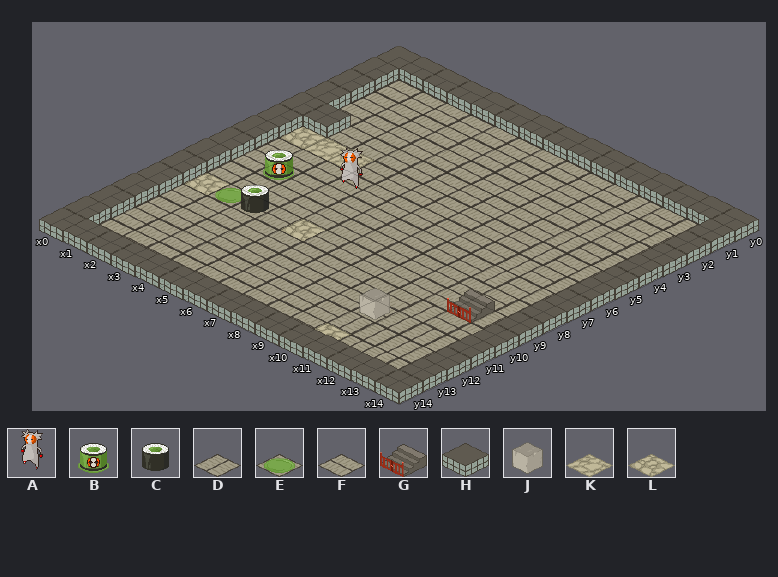
An edit to a level. Tiled map, game/data/levels/test.tmx. Above, as it was before the edit.
Cells are 56x27 px. Isometric: x runs down to the right, y down to the left. Shown: x 0..14, y 0..14. Tiles whose own drawing changed are shown in their newer look in all pictures.
Key: from "tatami": A 0 "ned", B 2 "green_maki_on_plate", C 3 "green_maki", D 4, E 5 "green_plate", F 9, G 11 "stairs_close_down", H 20 "wall", J 25 "box", K 31, L 32.
_ is an empty cell.
Layer "plate_n_ground" before, first column x 0:
 0 _______________
 1 _FFFFFFFFFFDFD_
 2 _FFFFFFFFFFDFD_
 3 _FFFFFFFFFFDFD_
 4 __FFFFFFFFFDFD_
 5 _LKKFFFFFFFDFD_
 6 _FFFFFFFFFFDFD_
 7 _FEFFFFFFFFDFD_
 8 _FFFFFFFFFFFFD_
 9 _LEFFLFFFFFFFD_
10 _FFFFFFFFFFDFF_
11 _FFFFFFFFFFDDD_
12 _FFFFFFFFFDDDD_
13 _FFFFFFFFFLDDD_
14 _______________
Layer "game" before, first column x 0:
 0 HHHHHHHHHHHHHHH
 1 H_____________H
 2 H_____________H
 3 H_____________H
 4 HH____________H
 5 H_____________H
 6 H___A_________H
 7 H_B___________H
 8 H_____________H
 9 H__C________G_H
10 H_____________H
11 H_________J___H
12 H_____________H
13 H_____________H
14 HHHHHHHHHHHHHHH
And afterwards:
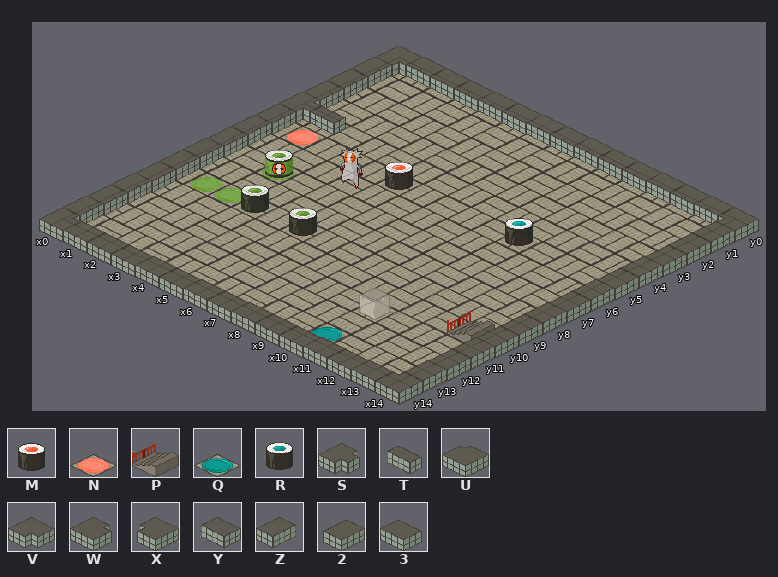
Further tiles: from "tatami": M 8 "orange_maki", N 10 "orange_plate", P 14 "stairs_close_left", Q 15 "blue_plate", R 28 "blue_maki", S 55, T 64, U 65, V 66, W 67, X 68, Y 75, Z 76, 2 77, 3 78.
From old to new:
Changed rows in their new state; . is an unchanged cell.
Layer "plate_n_ground":
first column x 0:
 0 FDFDFDFDFDFDFDF
 1 D.D.D.D.D.DFDFD
 2 FD.D.D.D.D....F
 3 D.D.D.D.D.DFDFD
 4 FD.D.D.D.D....F
 5 DNDFD.D.D.DFDFD
 6 FD.D.D.D.D....F
 7 D...D.D.D.DFDFD
 8 FD.D.D.D.D.D..F
 9 DE..DFD.D.D.DFD
10 FD.D.D.D.D...DF
11 D.D.D.D.D.DF.FD
12 FD.D.D.D.DF.F.F
13 D.D.D.D.D.QF.FD
14 FDFDFDFDFDFDFDF
Layer "game":
first column x 0:
 0 VYYYYYYYYYYYYYX
 1 Z.............2
 2 Z.............2
 3 Z.............2
 4 ST............2
 5 Z....M....R...2
 6 Z.............2
 7 Z.............2
 8 Z.............2
 9 Z....C......_.2
10 Z............P2
11 Z.............2
12 Z.............2
13 Z.............2
14 W3333333333333U
Pixel boxes of the changes (left, top, right, bottom) in both pictures:
changed: (42, 61, 758, 403)
